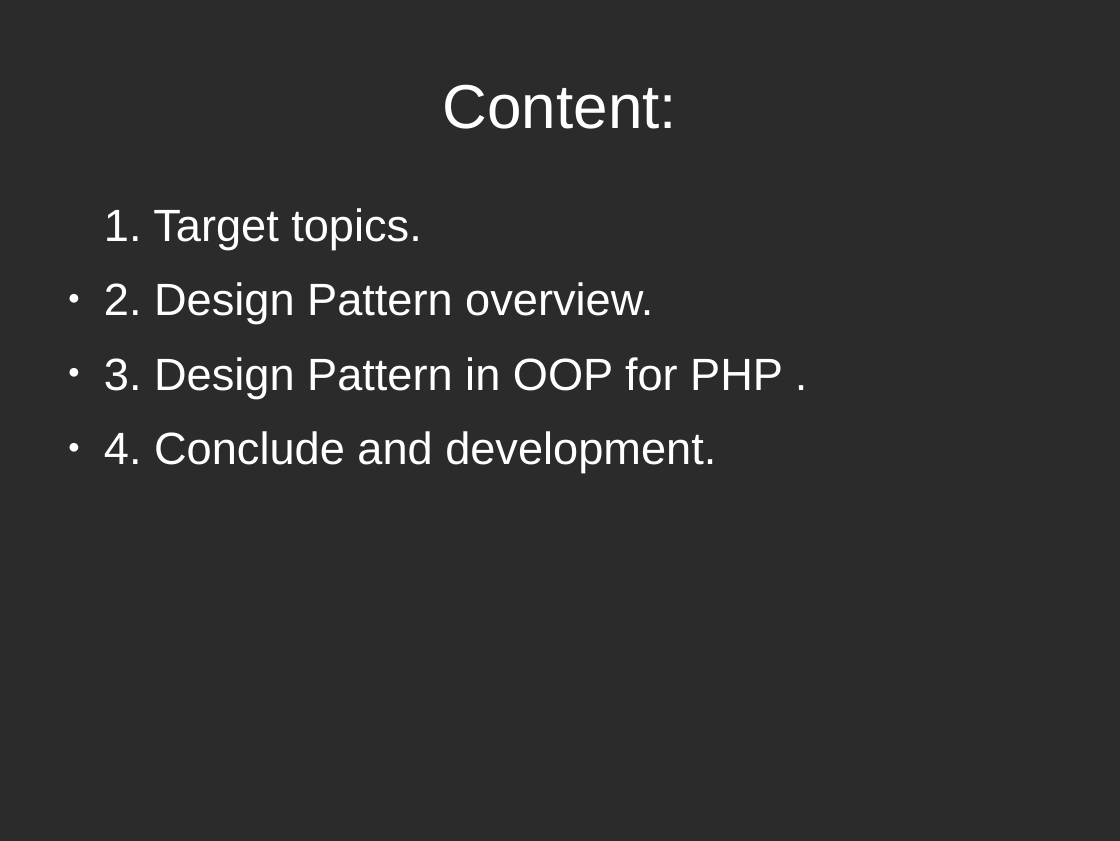
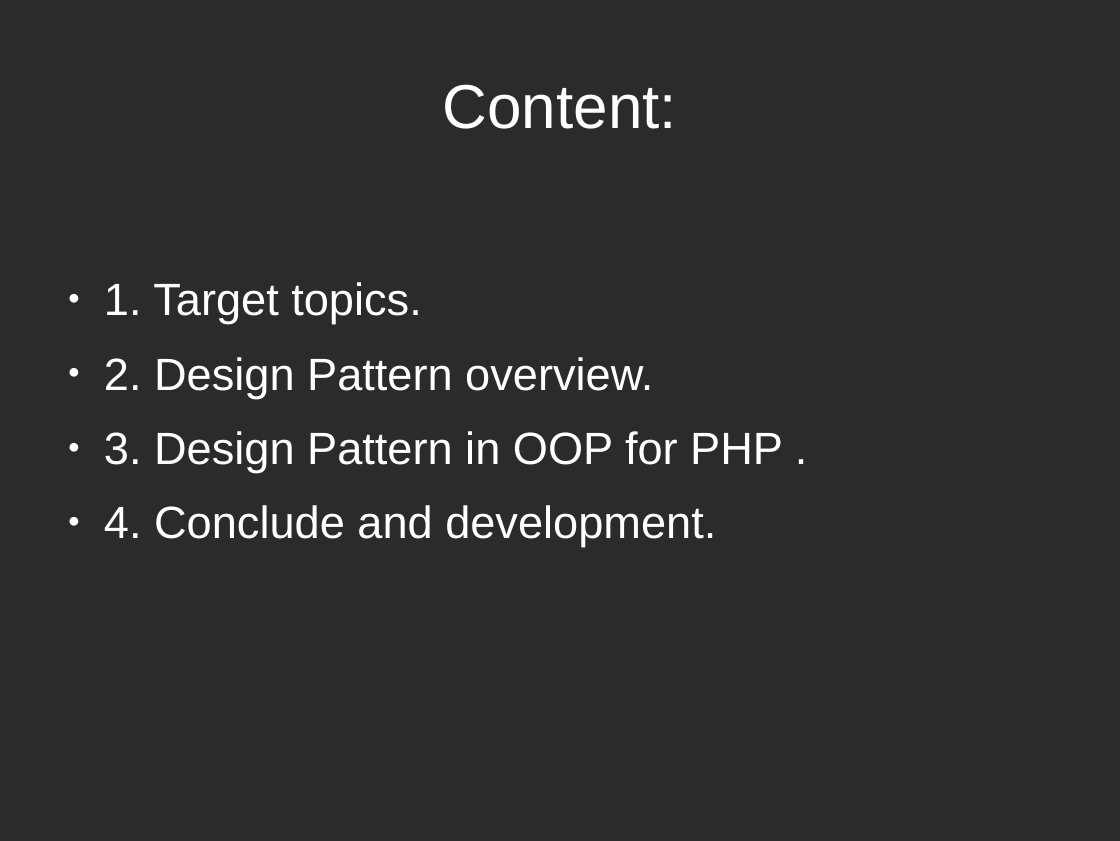
Before and after one commit to huongvt789/design-parttern, a slide deck: slide 2 of design-pattern.odp. Drawn at 1120x841 pixels with LibreOffice and Linux fonts; fonts in the diff are those of the drawing; background and template pictures are left out; a plain dark background stands for a picture behind light text. Boxes give left, top, right and bottom in pixels: in the first picture for what was removed or moved away, otherwise in the second. Text is boxed around its words. In the diff, an @@ line names an element or a change of style, - is before the commit and + after.

```diff
--- a/design-pattern.odp
+++ b/design-pattern.odp
@@ text at box(104, 282, 421, 324): bullet none to ● @@
```
Also in this commit, not shown: 2 other slides changed, 2 slides added, 2 other files.
